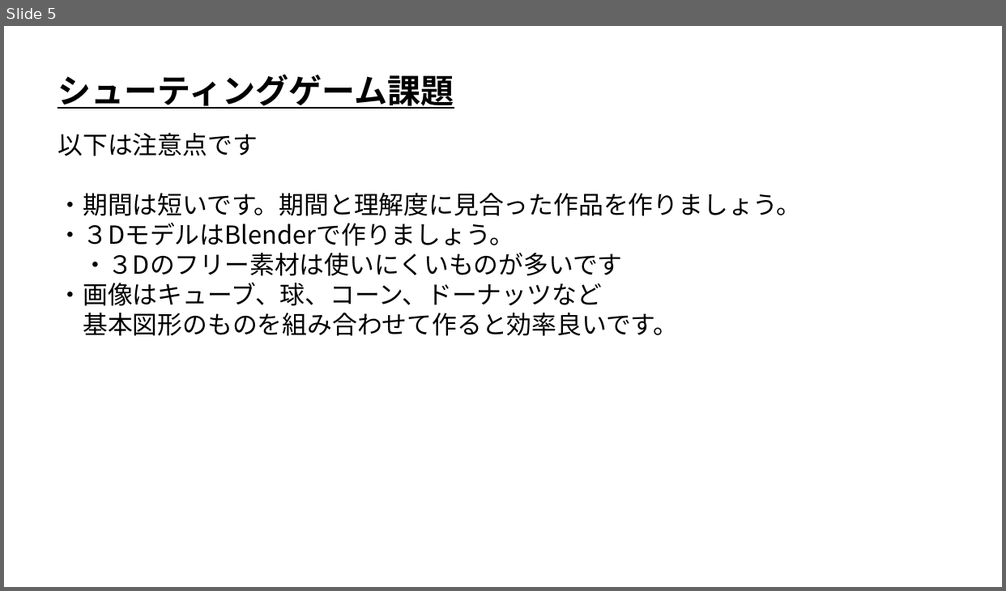
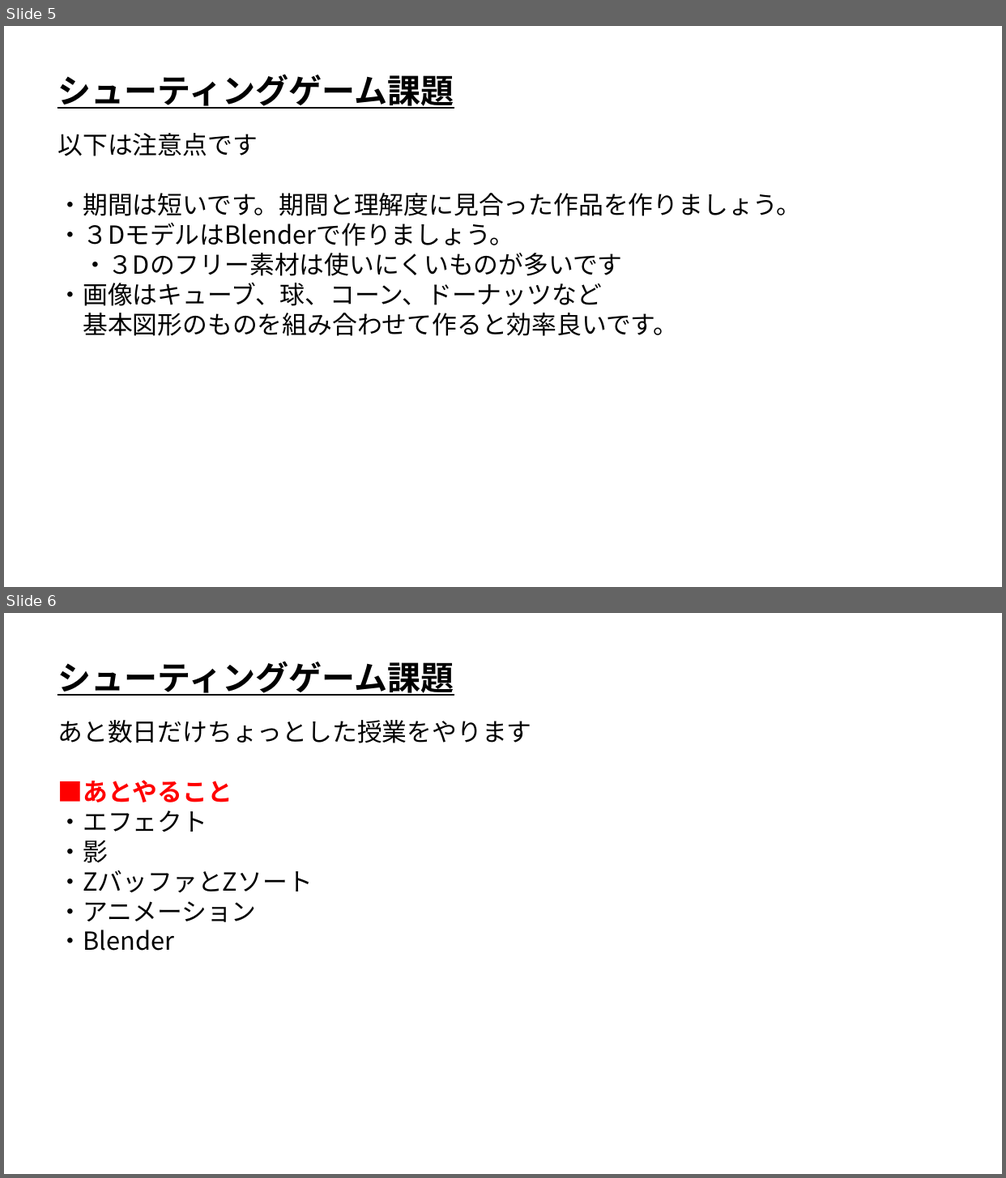
Before and after one commit to ArakiYusuke-Ohara/Textbook, a slide deck: ゲーム科2年/00_前期/ゲーム開発Ⅰ/19_シューティングゲーム課題.pptx. Shown one above the other, each under a label of ours: slide 5 before the commit, slides 5 and 6 after it. The pictures are 1006x591 and 1006x1178 pixels, drawn with LibreOffice and Linux fonts; fonts in the diff are those of the drawing. Boxes give left, top, right and bottom in pixels: in the first picture for what was removed or moved away, otherwise in the second. Text is boxed around its words. In the diff, an @@ line names an element or a change of style, - is before the commit and + after.

```diff
--- a/ゲーム科2年/00_前期/ゲーム開発Ⅰ/19_シューティングゲーム課題.pptx
+++ b/ゲーム科2年/00_前期/ゲーム開発Ⅰ/19_シューティングゲーム課題.pptx
@@ slide 6 added at [4, 613, 1002, 1174], background #FFFFFF @@
@@ text added at [57, 661, 454, 696], 32 pt, text #000000, bold, underline @@
+シューティングゲーム課題
@@ text added at [57, 720, 531, 951], 24 pt, text #000000 @@
+あと数日だけちょっとした授業をやります
+■あとやること
+・エフェクト
+・影
+・ZバッファとZソート
+・アニメーション
+・Blender
```
Also in this commit, not shown: 15 other files.
